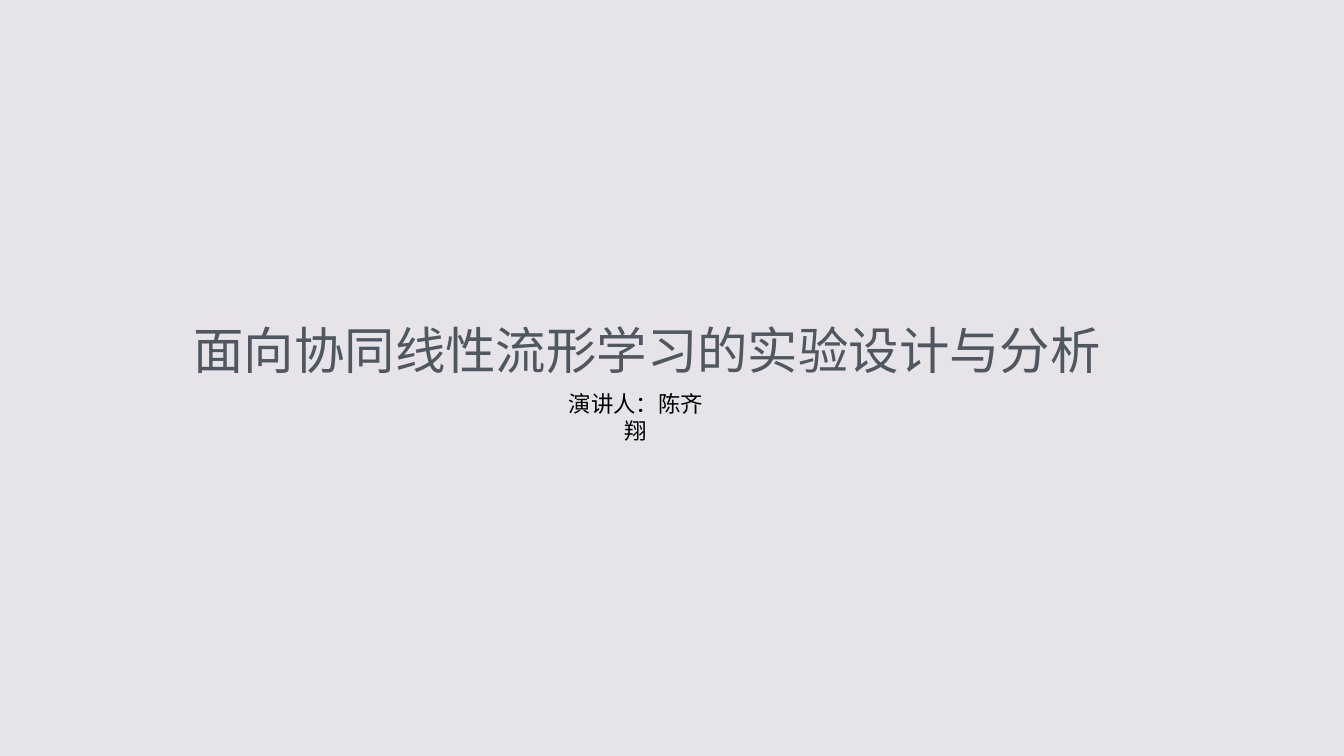
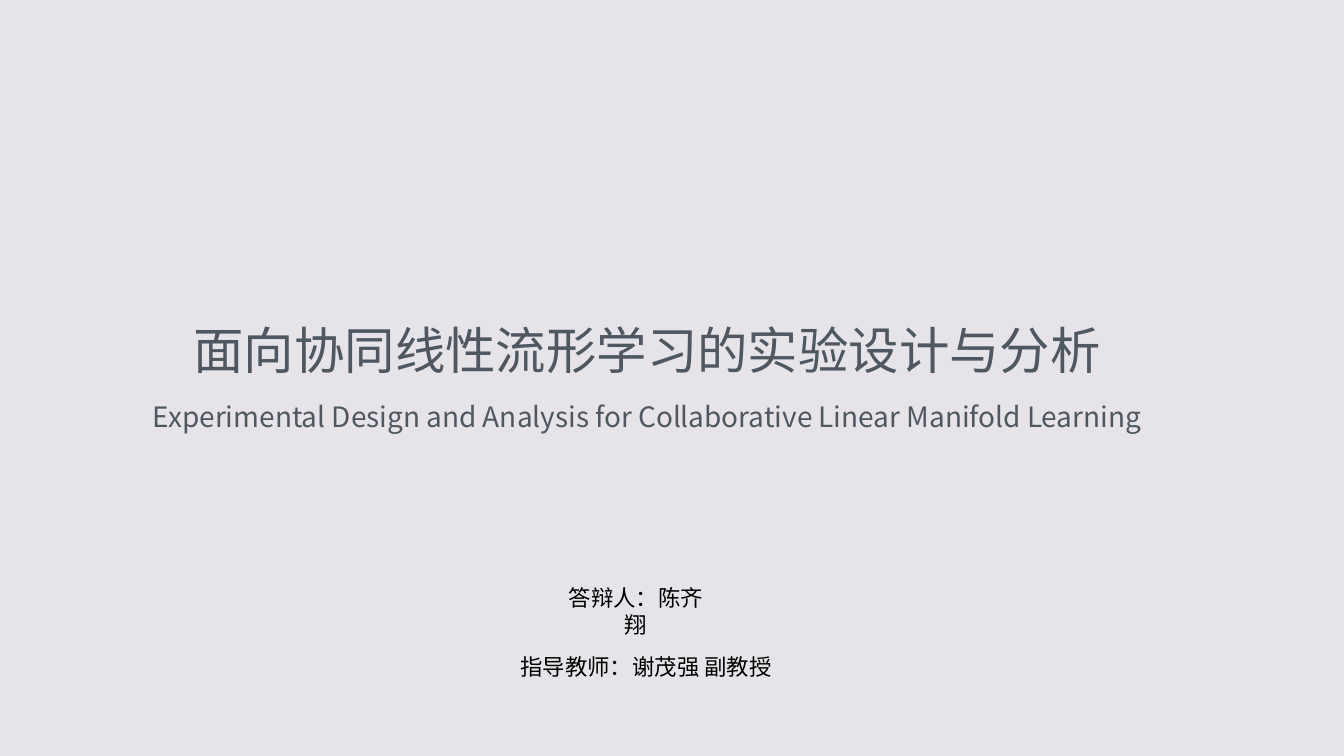
Before and after one commit to NKcqx/NKUBachelorThesis, a slide deck: slide 1 of 答辩/正式答辩.pptx. Drawn at 1344x756 pixels with LibreOffice and Linux fonts; fonts in the diff are those of the drawing. Boxes give left, top, right and bottom in pixels: in the first picture for what was removed or moved away, otherwise in the second. Text is boxed around its words. In the diff, an @@ line names an element or a change of style, - is before the commit and + after.

```diff
--- a/答辩/正式答辩.pptx
+++ b/答辩/正式答辩.pptx
@@ text added at (153, 404, 1141, 434), 40 pt, text #4F5761 @@
+Experimental Design and Analysis for Collaborative Linear Manifold Learning
@@ text at (569, 587, 703, 635): text changed @@
-演讲人：陈齐翔
+答辩人：陈齐翔
@@ text added at (520, 656, 772, 677), 32 pt, text #000000 @@
+指导教师：谢茂强 副教授
```
Also in this commit, not shown: 6 other slides changed, 1 slide added, 18 other files.
